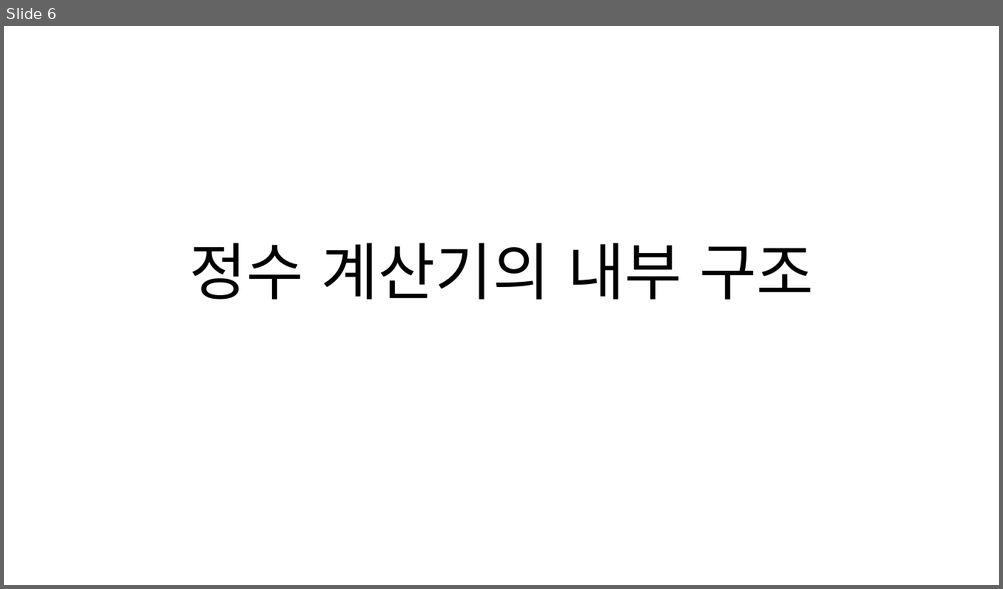
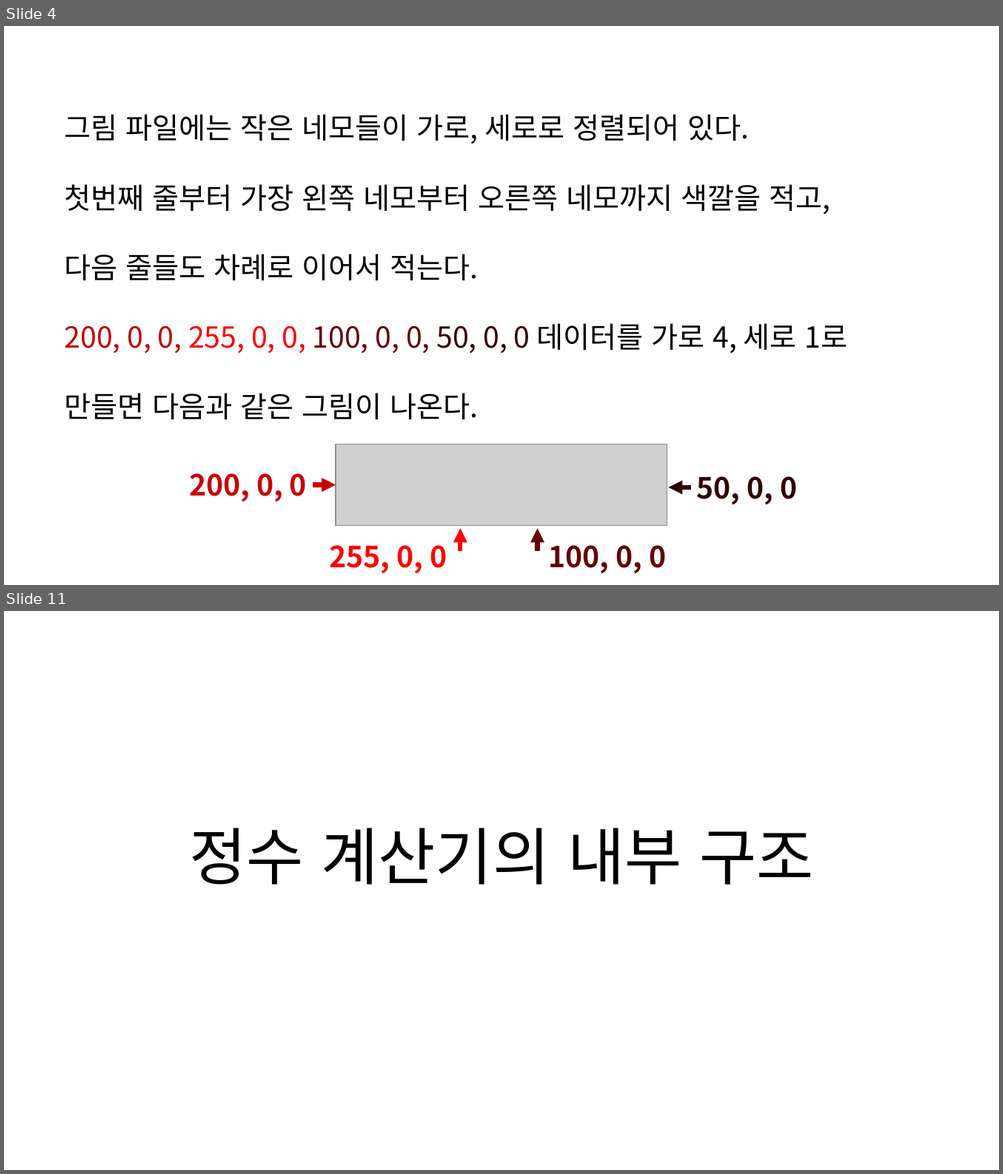
Before and after one commit to chaebkimm/C_ppt, a slide deck: C소개.pptx. Shown one above the other, each under a label of ours: slide 6 before the commit, slides 4 and 11 after it; the slides between them are not shown. The pictures are 1003x589 and 1003x1174 pixels, drawn with LibreOffice and Linux fonts; fonts in the diff are those of the drawing; grey boxes stand for pictures. Boxes give left, top, right and bottom in pixels: in the first picture for what was removed or moved away, otherwise in the second. Text is boxed around its words. In the diff, an @@ line names an element or a change of style, - is before the commit and + after.

Commit message:
"그림을 숫자로 나타내기" 업데이트

```diff
--- a/C소개.pptx
+++ b/C소개.pptx
@@ slide 4 added at [4,26,999,585], background #FFFFFF @@
@@ text added at [65,114,848,420], 28 pt, text #000000 @@
+그림 파일에는 작은 네모들이 가로, 세로로 정렬되어 있다.
+첫번째 줄부터 가장 왼쪽 네모부터 오른쪽 네모까지 색깔을 적고,
+다음 줄들도 차례로 이어서 적는다.
+200, 0, 0, 255, 0, 0, 100, 0, 0, 50, 0, 0 데이터를 가로 4, 세로 1로
+만들면 다음과 같은 그림이 나온다.
@@ picture added at [336,445,666,526] @@
@@ text added at [189,474,307,503], 28 pt, text #C80000, bold @@
+200, 0, 0
@@ arrow added from (313, 486) to (336, 486), #C80000 4.5 pt @@
@@ arrow added from (691, 488) to (668, 488), #320000 4.5 pt @@
@@ text added at [697,477,797,506], 28 pt, text #320000, bold @@
+50, 0, 0
@@ arrow added from (460, 551) to (460, 529), #FF0000 4.5 pt @@
@@ arrow added from (538, 551) to (538, 529), #640000 4.5 pt @@
@@ text added at [330,545,447,574], 28 pt, text #FF0000, bold @@
+255, 0, 0
@@ text added at [549,545,666,574], 28 pt, text #640000, bold @@
+100, 0, 0
@@ what was slide 6 is now slide 11 @@
```
Also in this commit, not shown: 1 slide changed, 6 other slides added, 2 slides removed.
